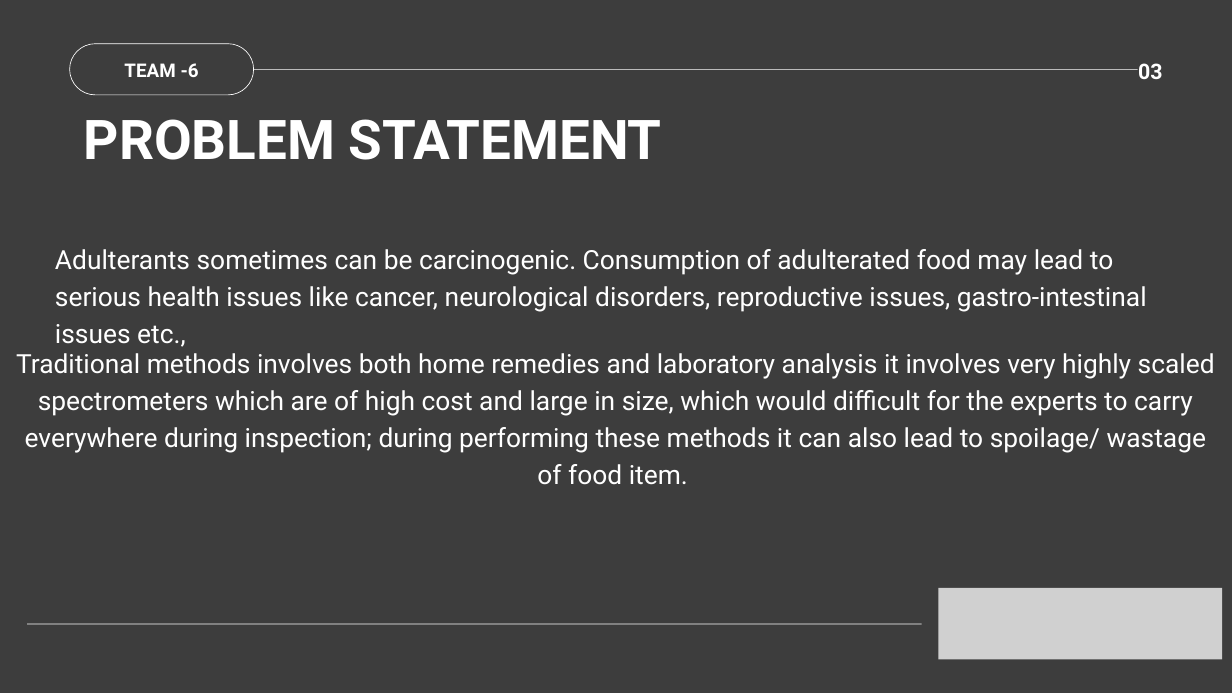
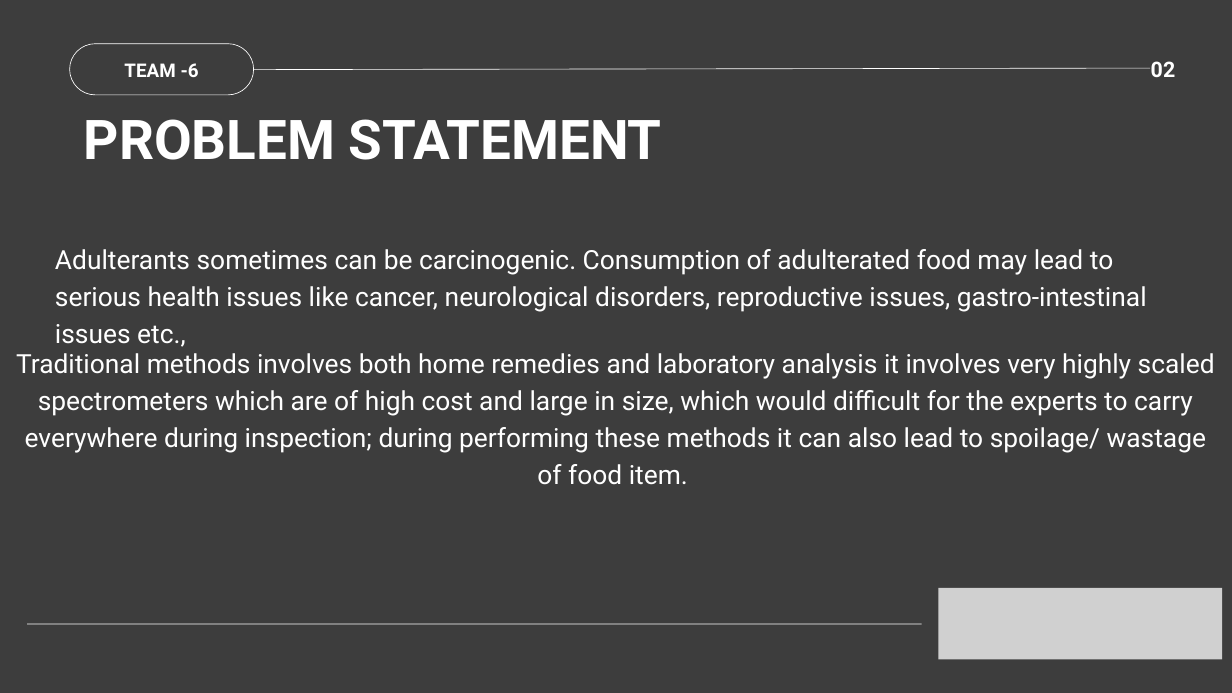
Before and after one commit to KV-a1/Analog-and-NN-CNN-GNN, a slide deck: slide 2 of TEAM - 6.pptx (slide 3 before the commit). Drawn at 1232x693 pixels with LibreOffice and Linux fonts; fonts in the diff are those of the drawing; grey boxes stand for pictures. Boxes give left, top, right and bottom in pixels: in the first picture for what was removed or moved away, otherwise in the second. Text is boxed around its words. In the diff, an @@ line names an element or a change of style, - is before the commit and + after.

```diff
--- a/TEAM - 6.pptx
+++ b/TEAM - 6.pptx
@@ line moved from (254, 70) - (1138, 70) to (254, 70) - (1150, 68) @@
@@ text at <box>1151,61,1176,77</box>: text changed @@
-03
+02
```
Also in this commit, not shown: 3 other slides changed, 6 slides added, 10 slides removed.
